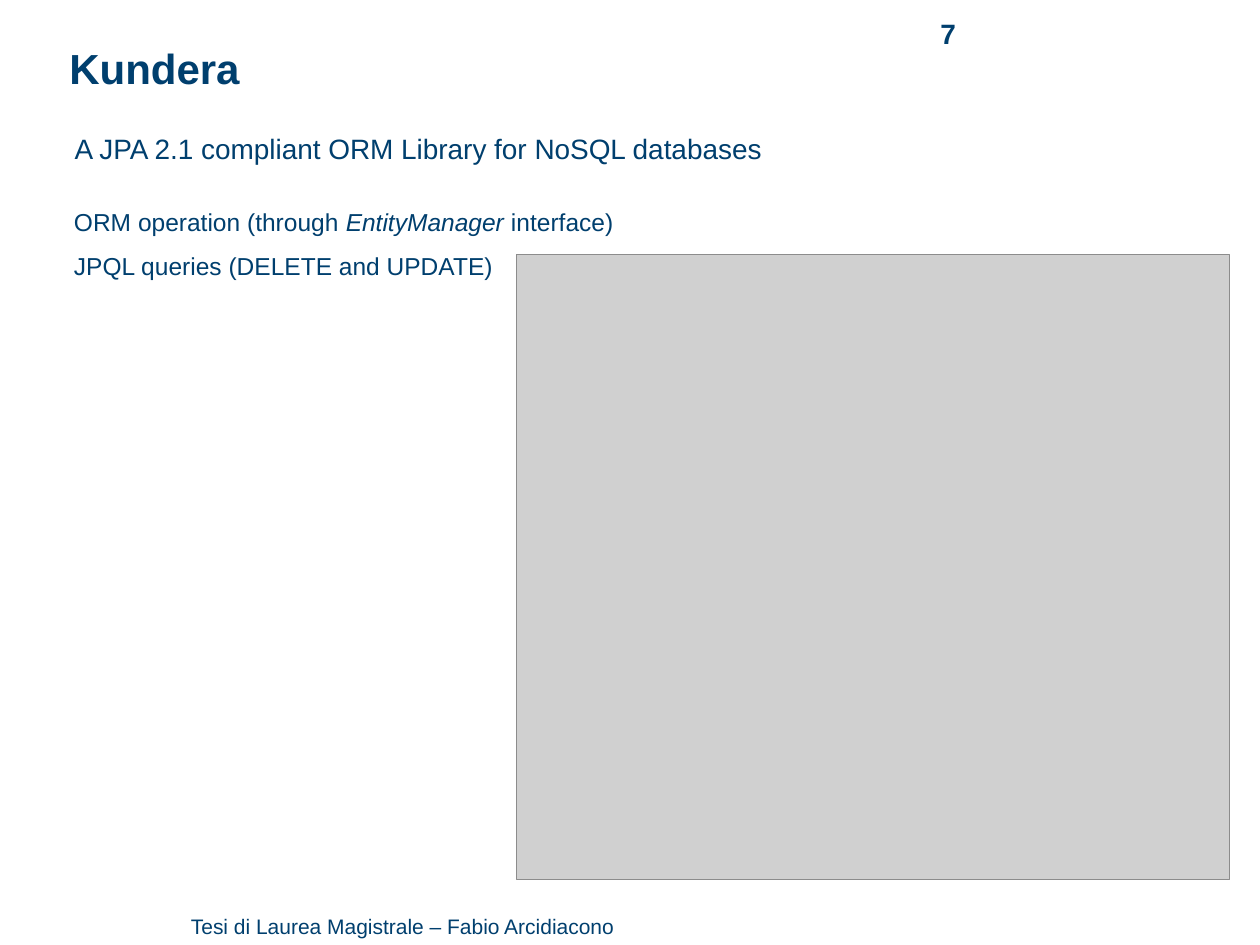
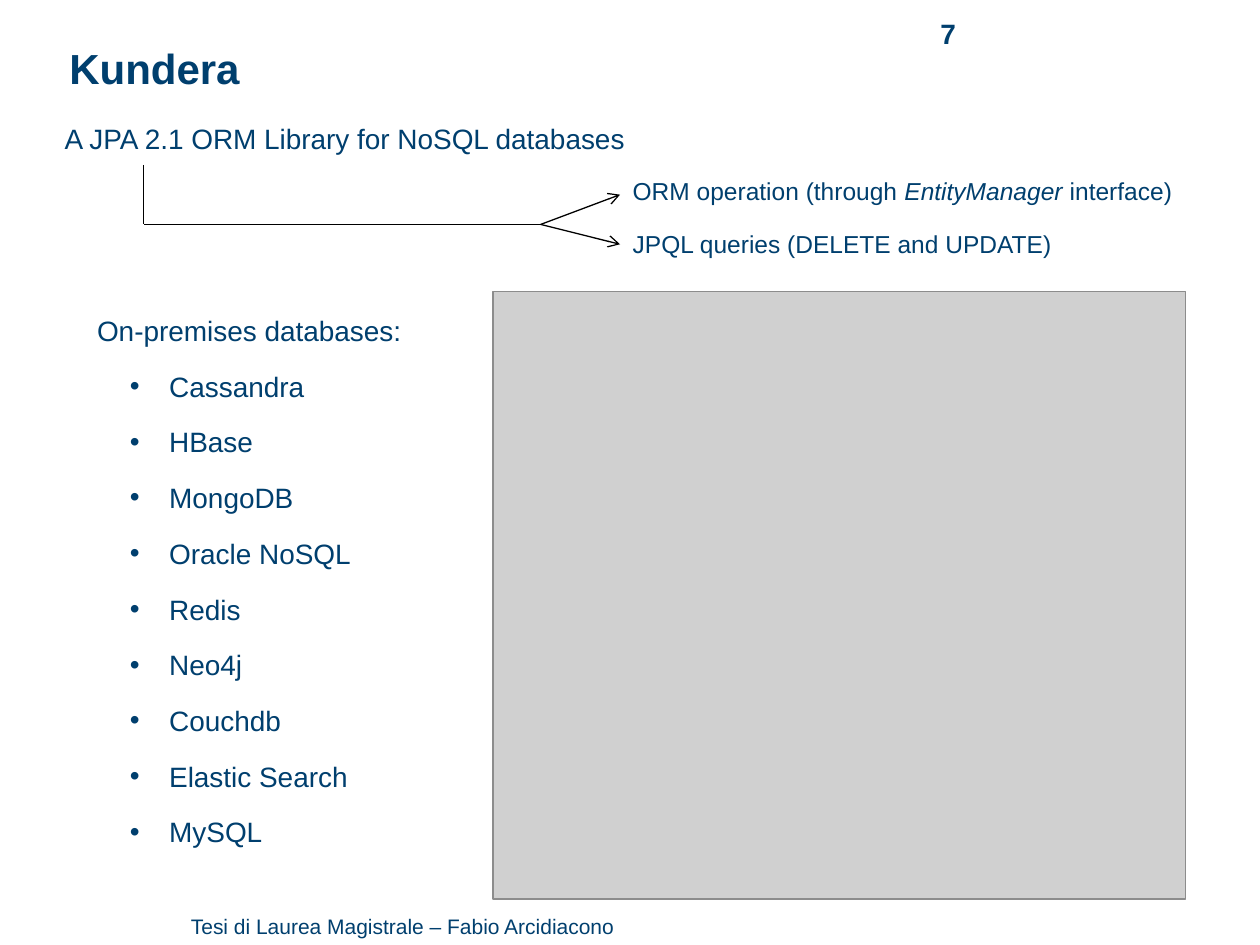
Before and after one commit to arci/thesis, a slide deck: slide 7 of presentation/ThesisPresentation.pptx. Drawn at 1260x945 pixels with LibreOffice and Linux fonts; fonts in the diff are those of the drawing; grey boxes stand for pictures; background and template pictures are left out. Boxes give left, top, right and bottom in pixels: in the first picture for what was removed or moved away, otherwise in the second. Text is boxed around its words. In the diff, an @@ line names an element or a change of style, - is before the commit and + after.

Commit message:
fixes + keynote version

```diff
--- a/presentation/ThesisPresentation.pptx
+++ b/presentation/ThesisPresentation.pptx
@@ text at [65,128,625,155]: text changed @@
-A JPA 2.1 compliant ORM Library for NoSQL databases
+A JPA 2.1 ORM Library for NoSQL databases
@@ group added at [144,165,620,244]: 2 arrows, 2 lines @@
@@ text "ORM operation (through EntityManager interface)": place and size @@
-text "ORM operation (through EntityManager interface)" at [74,213,613,280]
+text "ORM operation (through EntityManager interface)" at [633,182,1172,258]
@@ text "ORM operation (through EntityManager interface)" at [633,182,1172,258]: line spacing 1.2 to 1.5 @@
@@ picture: place and size @@
-picture at [517,255,1230,879]
+picture at [493,291,1186,898]
@@ text added at [97,320,402,848], 16 pt, text #003F6E @@
+On-premises databases:
+  • Cassandra
+  • HBase
+  • MongoDB
+  • Oracle NoSQL
+  • Redis
+  • Neo4j
+  • Couchdb
+  • Elastic Search
+  • MySQL
```
Also in this commit, not shown: 13 other slides changed, 2 other files.
